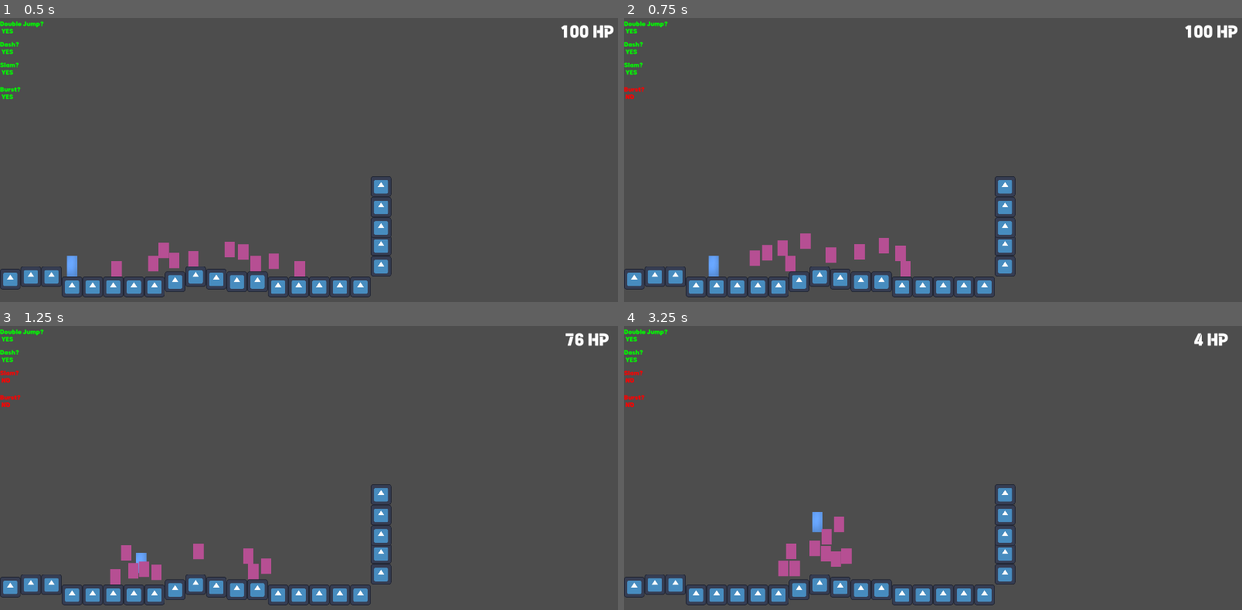
Above: before the commit, frames 1-4 (two rows, left to right).
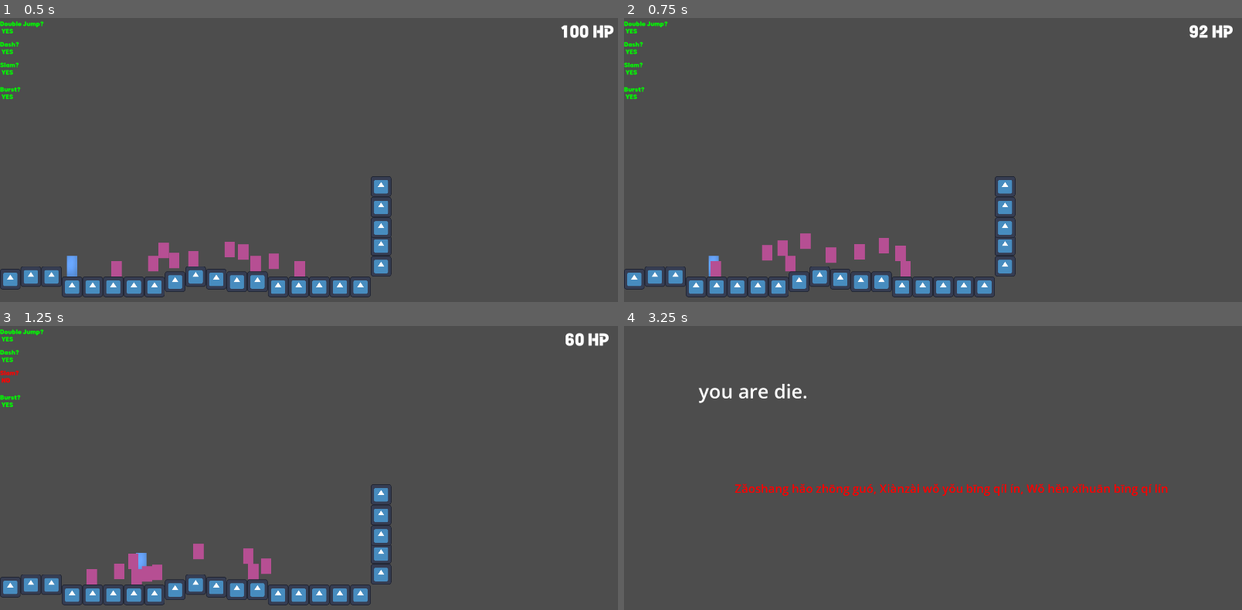
Above: after the commit, the same moments.

Repository: HeroHunterIguess/untitled-wip-game
Game: Godot game, scene res://scenes/worlds/test_scene.tscn
Two runs of this game, one before a commit and one after it. Both use one fixed random seed, a clock stepped at 60 frames per second and the inputs below. This scene is started directly instead of the project's main scene. The engine's default icon, where the game draws it, is replaced by a stand-in: a white triangle on a blue panel in a dark square.
Inputs (mouse positions are in pixels of both pictures, inside the frame that each line leads up to):
- Up to frame 1 (0.5 s): no input
- Up to frame 2 (0.75 s): move the mouse to (902, 262) at 0.52 s; hold D (right) from 0.53 s (still down); tap Q (burst, bound only before the commit) at 0.6 s
- Up to frame 3 (1.25 s): keep holding D (right); tap Space (double jump) at 0.77 s; tap F (ground_slam, bound only before the commit) at 0.8 s
- Up to frame 4 (3.25 s): move the mouse to (1118, 550) at 1.27 s; tap F (ground_slam, bound only before the commit) at 1.35, 3.05 s; tap Space (double jump) at 1.52, 3.02 s; click (1118, 550) at 1.55 s; move the mouse to (747, 448) at 2.02 s; release D (right) at 2.03 s; hold A (left) from 2.03 s (still down); click (747, 448) at 2.1 s; tap Q (burst, bound only before the commit) at 2.3 s; move the mouse to (963, 499) at 2.77 s; tap E (air_freeze) at 2.85 s

Frame 1 is identical in both runs. In frame 2, 0.5% of the frame differs, in the area x 0-100%, y 2-92%; in frame 3, 0.6%; in frame 4, 6.1%, in the area x 0-98%, y 1-99%.

Commit message:
setup ability slots

Diff:
--- a/project.godot
+++ b/project.godot
@@ -60,12 +60,12 @@
 "events": [Object(InputEventKey,"resource_local_to_scene":false,"resource_name":"","device":-1,"window_id":0,"alt_press …(191 unchanged characters)…
 ]
 }
-melee={
+melee_slot={
 "deadzone": 0.2,
 "events": [Object(InputEventMouseButton,"resource_local_to_scene":false,"resource_name":"","device":-1,"window_id":0,"a …(253 unchanged characters)…
 ]
 }
-ground_slam={
+burst_slot={
 "deadzone": 0.2,
 "events": [Object(InputEventKey,"resource_local_to_scene":false,"resource_name":"","device":-1,"window_id":0,"alt_press …(192 unchanged characters)…
 ]
@@ -80,11 +80,6 @@
 "events": [Object(InputEventMouseButton,"resource_local_to_scene":false,"resource_name":"","device":-1,"window_id":0,"a …(253 unchanged characters)…
 ]
 }
-burst={
-"deadzone": 0.2,
-"events": [Object(InputEventKey,"resource_local_to_scene":false,"resource_name":"","device":-1,"window_id":0,"alt_pressed":false,"shift_pressed":false,"ctrl_pressed":false,"meta_pressed":false,"pressed":false,"keycode":0,"physical_keycode":81,"key_label":0,"unicode":113,"location":0,"echo":false,"script":null)
-]
-}
 
 [physics]
 
--- a/scenes/worlds/main_world.tscn
+++ b/scenes/worlds/main_world.tscn
@@ -9,9 +9,10 @@
 
 [sub_resource type="Environment" id="Environment_y1qdg"]
 background_mode = 3
-ambient_light_color = Color(0.46646786, 0.5019988, 0.50511825, 1)
-ambient_light_energy = 1.36
+ambient_light_color = Color(0.737193, 0.7371929, 0.7371929, 1)
+ambient_light_energy = 1.58
 glow_enabled = true
+glow_normalized = true
 glow_intensity = 1.07
 glow_bloom = 0.21
 volumetric_fog_enabled = true
@@ -126,7 +127,7 @@
 texture = ExtResource("4_aqpkv")
 lifetime = 139.66
 preprocess = 120.0
-speed_scale = 0.72
+speed_scale = 0.8
 spread = 8.0
 gravity = Vector2(0, 0)
 initial_velocity_min = 59.7
--- a/scripts/autoloads/data.gd
+++ b/scripts/autoloads/data.gd
@@ -17,5 +17,12 @@
 var has_burst = true
 var max_jumps = 2
 
+# ability slots
+var melee_slot = "basic"
+# basic ...
+var range_slot = "laser" # laser is not yet implimented
+# ...
+var burst_slot = "slam"
+# slam, burst, ...
 
 var score = 0
--- a/scripts/game/player.gd
+++ b/scripts/game/player.gd
@@ -178,46 +178,55 @@
 	if data.player_health > 100:
 		data.player_health = 100
 
+
+	# ATTACKS IN DIFFERENT SLOTS
+
 	# spawn melee attack
-	if Input.is_action_just_pressed("melee") && !is_attacking && !data.slamming:
-		var melee_attack = melee_preload.instantiate()
-
-		is_attacking = true
-
-		add_child(melee_attack)
-
-		# spawn on correct side of player
-		if get_local_mouse_position().x >= 0:
-			melee_attack.global_position = Vector2(self.global_position.x + 35, self.global_position.y)
-		if get_local_mouse_position().x < 0:
-			melee_attack.global_position = Vector2(self.global_position.x - 35, self.global_position.y)
-
-		await get_tree().create_timer(0.25).timeout
-		is_attacking = false
-		remove_child(melee_attack)
-
-	# ground slam attack
-	if Input.is_action_just_pressed("ground_slam") && !is_on_floor() && data.slam_timer <= 0 && !frozen && data.has_ground_slam:
-		# spawn hitbox and set positiong
-		ground_slam = ground_slam_preload.instantiate()
-		add_child(ground_slam)
-		data.slamming = true
-
-		ground_slam.global_position = Vector2(self.global_position.x, self.global_position.y - 20)
-
-		velocity.x = 0
-		velocity.y = SLAM_FORCE
-
-	# spawn in burst attack
-	if Input.is_action_just_pressed("burst") && !is_attacking && data.has_burst && data.burst_timer <= 0:
-		var burst = burst_preload.instantiate()
-		add_child(burst)
-
-		data.burst_timer = BURST_COOLDOWN
-		is_attacking = true
-
-		await get_tree().create_timer(0.08).timeout
-		if burst:
-			burst.queue_free()
-
-		is_attacking = false
+	if Input.is_action_just_pressed("melee"):
+
+		# spawn basic melee attack
+		if data.melee_slot == "basic" && !is_attacking && !data.slamming:
+			var melee_attack = melee_preload.instantiate()
+
+			is_attacking = true
+
+			add_child(melee_attack)
+
+			# spawn on correct side of player
+			if get_local_mouse_position().x >= 0:
+				melee_attack.global_position = Vector2(self.global_position.x + 35, self.global_position.y)
+			if get_local_mouse_position().x < 0:
+				melee_attack.global_position = Vector2(self.global_position.x - 35, self.global_position.y)
+
+			await get_tree().create_timer(0.25).timeout
+			is_attacking = false
+			remove_child(melee_attack)
+
+	# spawn burst/explosion attack
+
+	if Input.is_action_just_pressed("burst_slot"):
+		# ground slam attack
+		if data.burst_slot == "slam" && !is_on_floor() && data.slam_timer <= 0 && !frozen && data.has_ground_slam:
+			# spawn hitbox and set positiong
+			ground_slam = ground_slam_preload.instantiate()
+			add_child(ground_slam)
+			data.slamming = true
+
+			ground_slam.global_position = Vector2(self.global_position.x, self.global_position.y - 20)
+
+			velocity.x = 0
+			velocity.y = SLAM_FORCE
+
+		# spawn in burst attack
+		if data.burst_slot == "burst" && !is_attacking && data.has_burst && data.burst_timer <= 0:
+			var burst = burst_preload.instantiate()
+			add_child(burst)
+
+			data.burst_timer = BURST_COOLDOWN
+			is_attacking = true
+
+			await get_tree().create_timer(0.08).timeout
+			if burst:
+				burst.queue_free()
+
+			is_attacking = false
